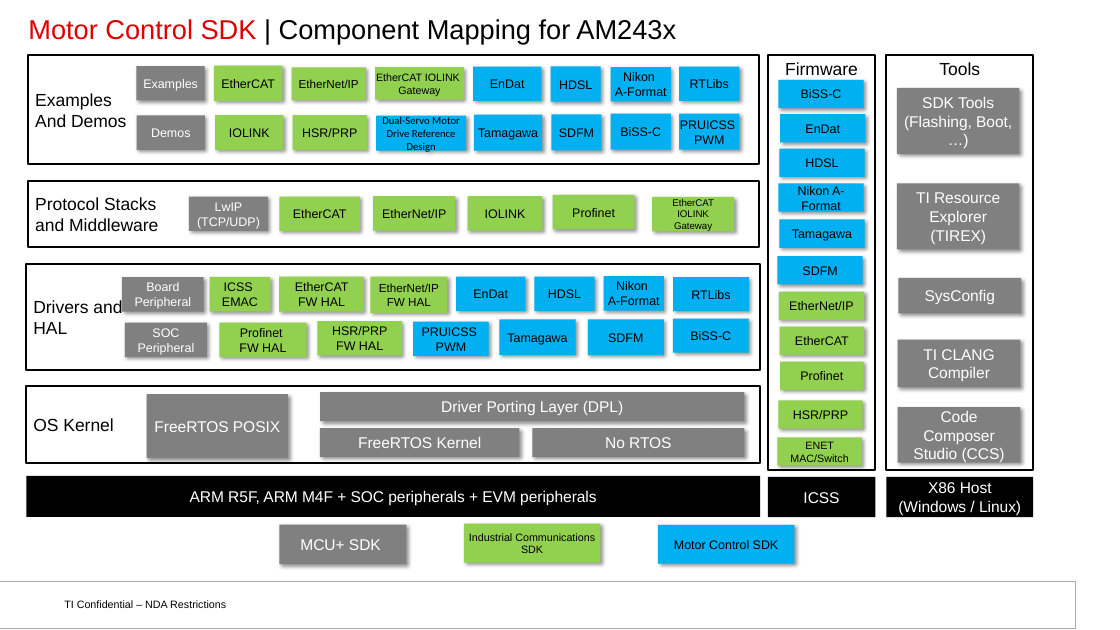
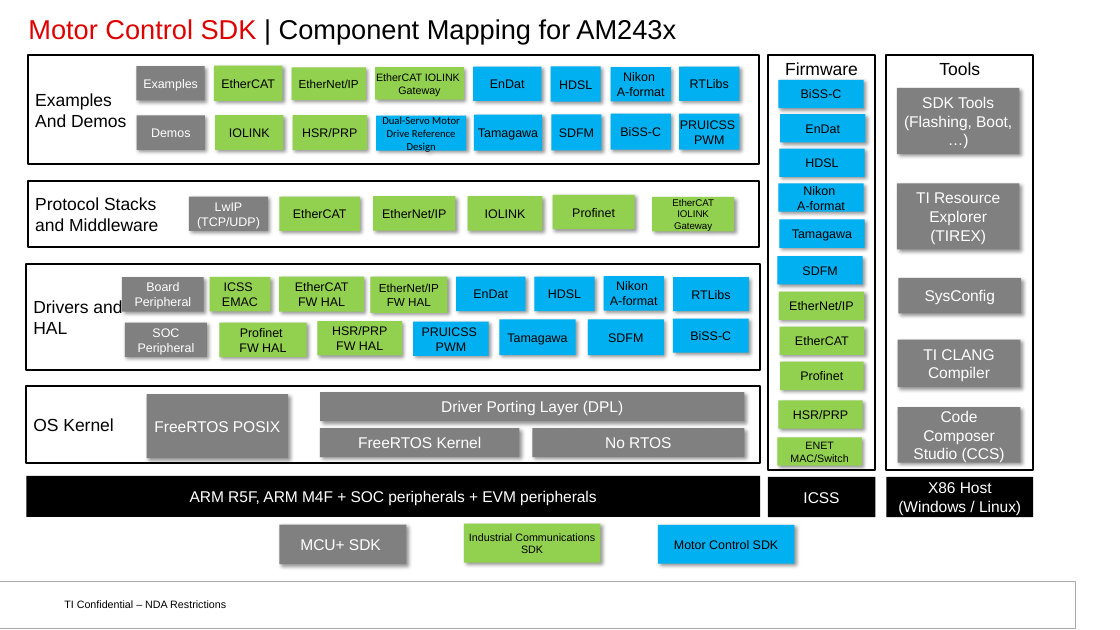
Before and after one commit to TexasInstruments/motor-control-sdk, a slide deck: slide 1 of docs_src/docs/api_guide/images/images.pptx. Drawn at 1120x630 pixels with LibreOffice and Linux fonts; fonts in the diff are those of the drawing; background and template pictures are left out. Boxes give left, top, right and bottom in pixels: in the first picture for what was removed or moved away, otherwise in the second. Text is boxed around its words. In the diff, an @@ line names an element or a change of style, - is before the commit and + after.

```diff
--- a/docs_src/docs/api_guide/images/images.pptx
+++ b/docs_src/docs/api_guide/images/images.pptx
@@ text in rectangle at bbox=[617, 87, 665, 96]: text changed @@
-A-Format
+A-format
@@ text in rectangle at bbox=[797, 186, 845, 213]: text changed @@
-Nikon A-Format
+Nikon
+A-format
@@ text in rectangle at bbox=[610, 296, 658, 305]: text changed @@
-A-Format
+A-format
```
Also in this commit, not shown: 3 other slides changed, 1 other file.
